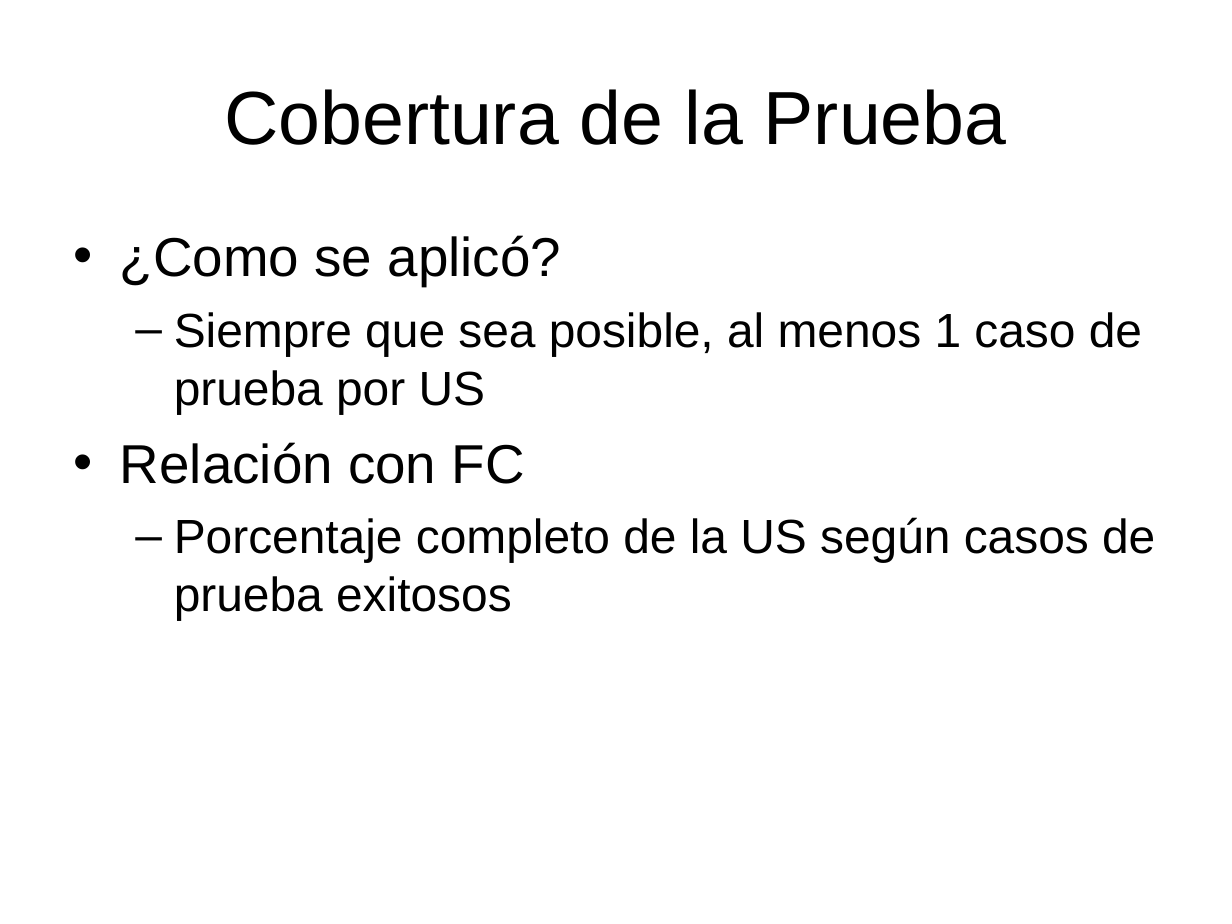
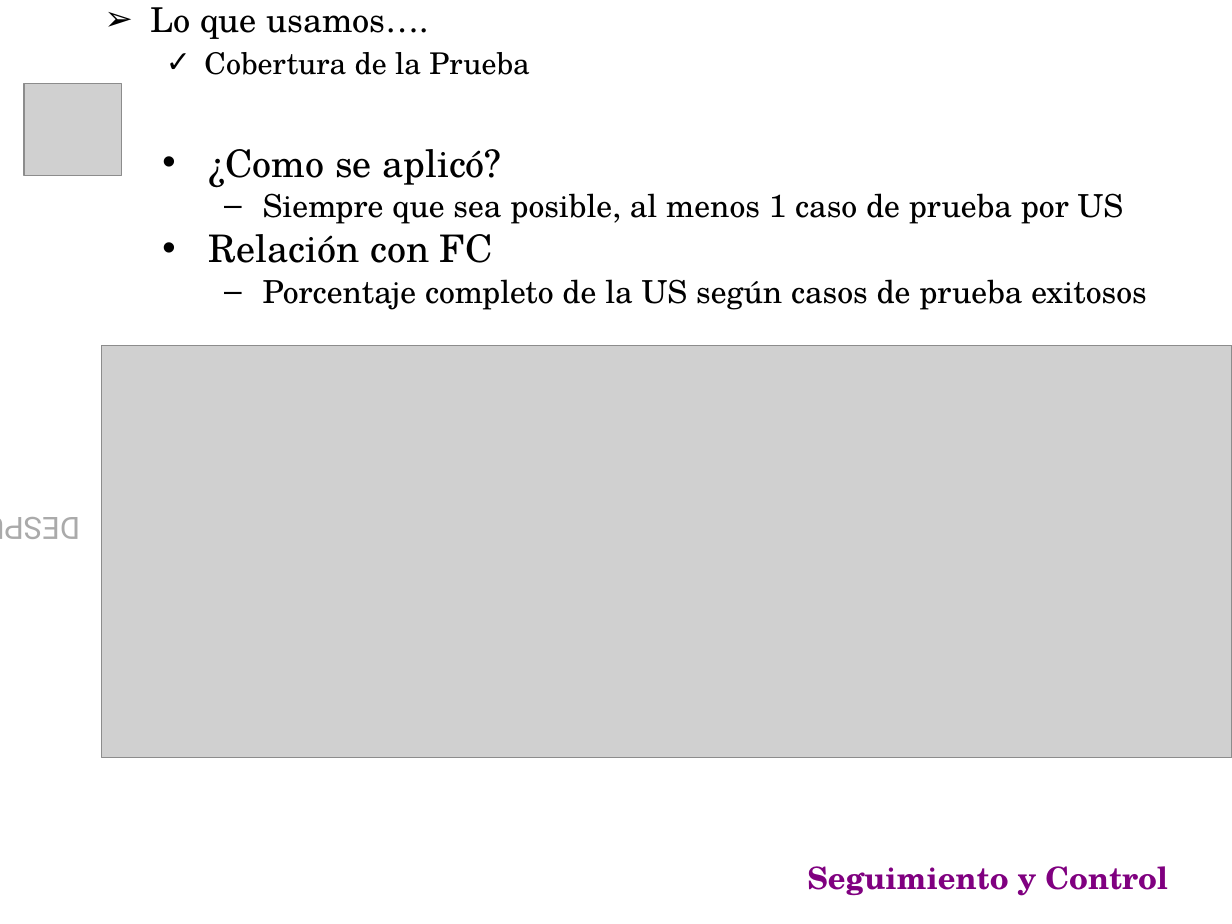
Before and after one commit to emmanuelfls371/softmart7547, a slide deck: slide 18 of docs/CarpetaEntrega/PresFinal.ppt. Drawn at 1232x924 pixels with LibreOffice and Linux fonts; fonts in the diff are those of the drawing; grey boxes stand for pictures; background and template pictures are left out. Boxes give left, top, right and bottom in pixels: in the first picture for what was removed or moved away, otherwise in the second. Text is boxed around its words. In the diff, an @@ line names an element or a change of style, - is before the commit and + after.

```diff
--- a/docs/CarpetaEntrega/PresFinal.ppt
+++ b/docs/CarpetaEntrega/PresFinal.ppt
@@ text "Lo que usamos…." moved from (x1=224, y1=89, x2=1007, y2=145) to (x1=151, y1=7, x2=529, y2=75) @@
@@ text "Lo que usamos…." at (x1=151, y1=7, x2=529, y2=75): vertical alignment middle to top @@
@@ text at (x1=151, y1=7, x2=429, y2=39): paragraph added @@
+➢ Lo que usamos….
@@ text at (x1=204, y1=52, x2=529, y2=75): size 44 to 17.5 pt, font Arial to TeX Gyre Schola in "Cobertura de la Prueba"; alignment centre to left; bullet none to ✓; list level 1 to 2 in "Cobertura de la Prueba"; line spacing 1 to 0.8 @@
@@ picture added at (x1=25, y1=84, x2=122, y2=176) @@
@@ text "¿Como se aplicó?" moved from (x1=120, y1=235, x2=1155, y2=620) to (x1=209, y1=149, x2=1147, y2=310) @@
@@ text "¿Como se aplicó?" at (x1=209, y1=149, x2=1147, y2=310): size 32 to 22.2 pt in "¿Como se aplicó?", "Relación con FC"; font Arial to TeX Gyre Schola; size 28 to 18.5 pt in "Siempre que sea posible, al menos 1 ...", "Porcentaje completo de la US según casos ..."; line spacing 1 to 0.8; less space between paragraphs @@
@@ text added at (x1=43, y1=190, x2=91, y2=869), 18 pt, text gradient #AAAAAA to #7002CA @@
+DESPUÉS
@@ picture added at (x1=102, y1=346, x2=1232, y2=759) @@
@@ text added at (x1=807, y1=866, x2=1168, y2=896), 18 pt, text #800080, bold @@
+Seguimiento y Control
```
Also in this commit, not shown: 17 other slides changed, 6 slides added, 10 slides removed.
